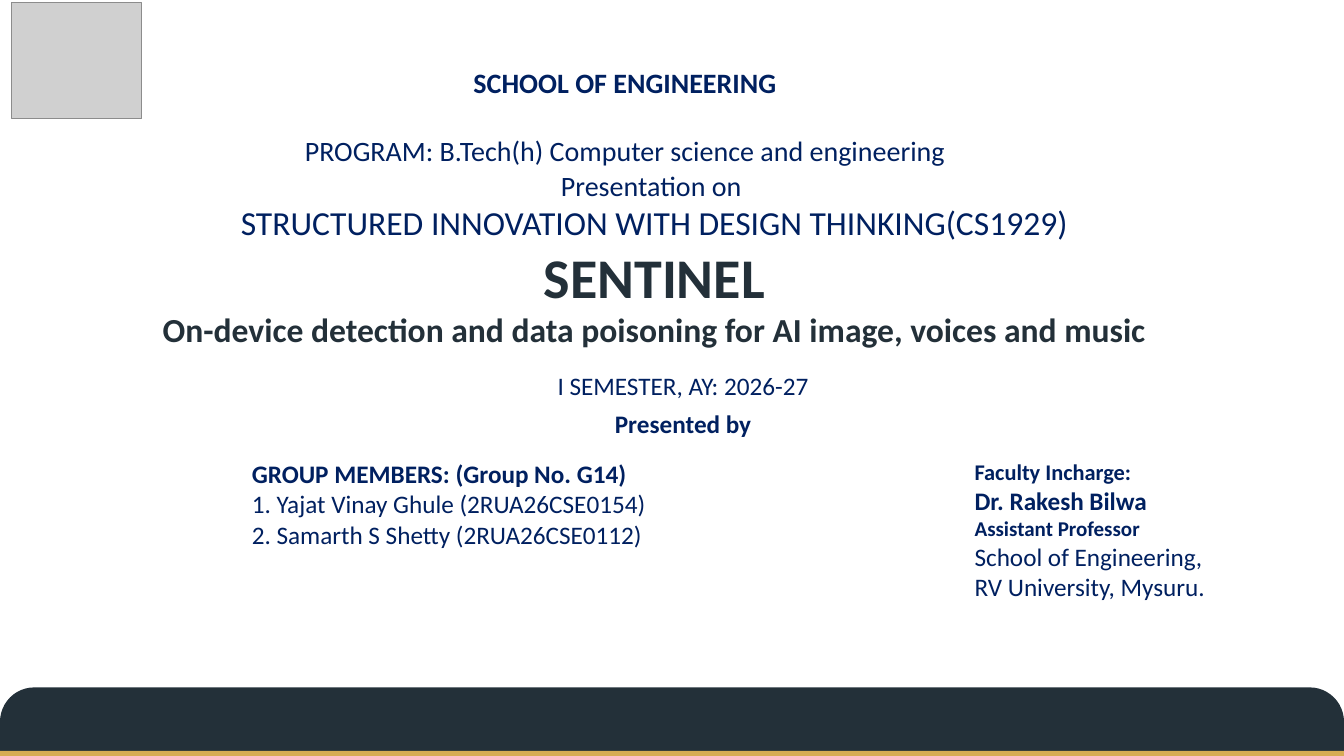
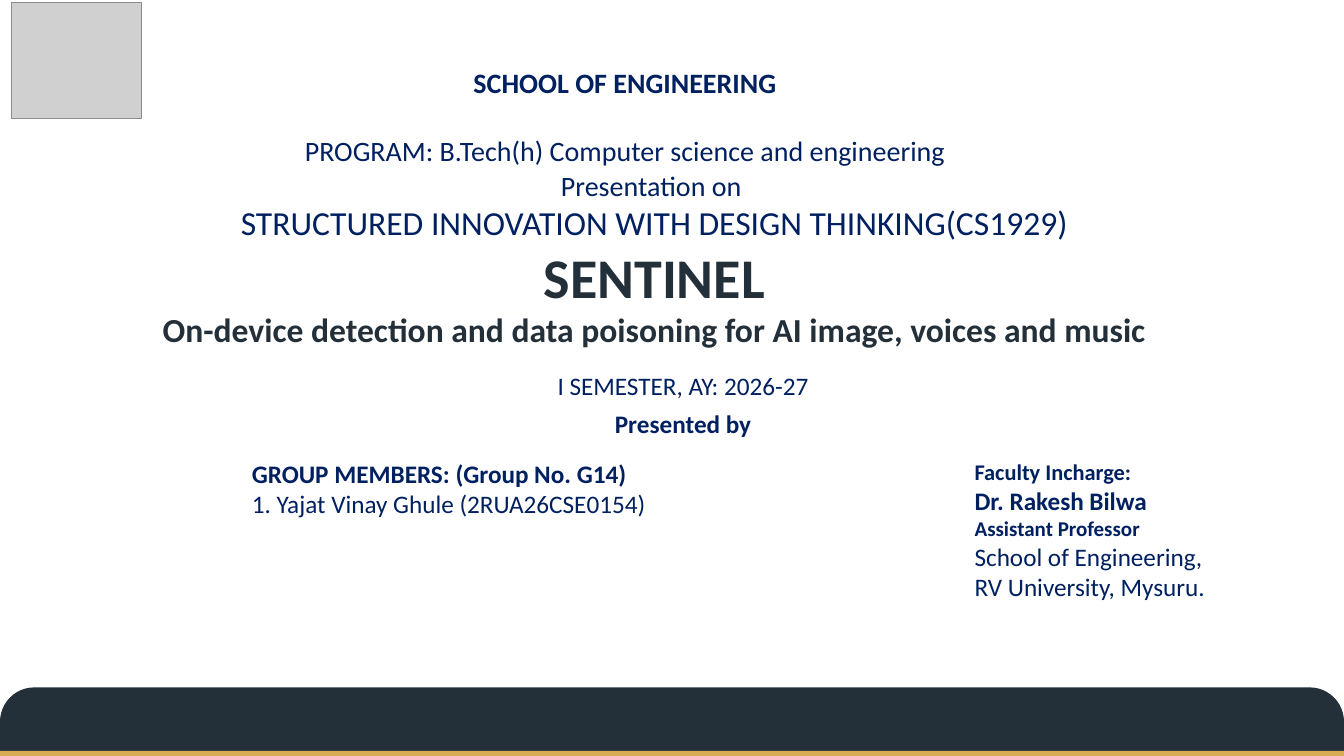
Before and after one commit to YajatGhule/ai-poisoner, a slide deck: slide 1 of sidt/SIDT_Jury_Deck_G14.pptx. Drawn at 1344x756 pixels with LibreOffice and Linux fonts; fonts in the diff are those of the drawing; grey boxes stand for pictures; background and template pictures are left out. Boxes give left, top, right and bottom in pixels: in the first picture for what was removed or moved away, otherwise in the second. Text is boxed around its words. In the diff, an @@ line names an element or a change of style, - is before the commit and + after.

```diff
--- a/sidt/SIDT_Jury_Deck_G14.pptx
+++ b/sidt/SIDT_Jury_Deck_G14.pptx
@@ text at (x1=252, y1=526, x2=642, y2=548): paragraph removed @@
-2. Samarth S Shetty (2RUA26CSE0112)
```
Also in this commit, not shown: 8 other slides changed, 1 slide added, 1 slide removed, 8 other files.
